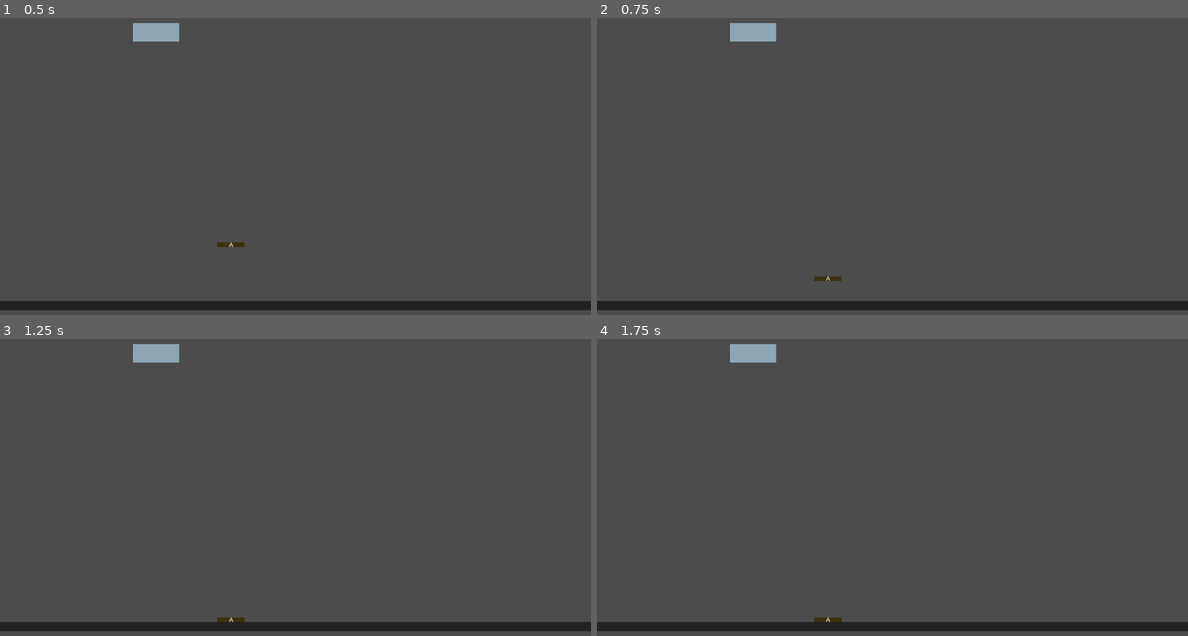
Above: before the commit, frames 1-4 (two rows, left to right).
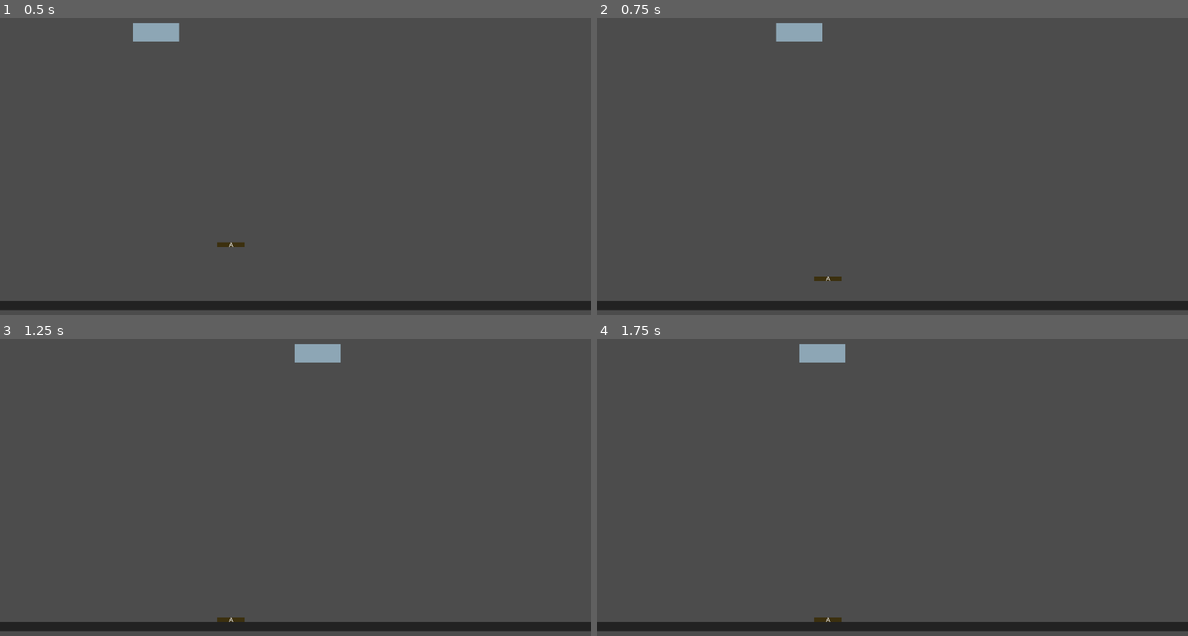
Above: after the commit, the same moments.

Repository: Indivicivet/AoC2022
Game: Godot game, scene res://day05.tscn
Two runs of this game, one before a commit and one after it. Both use one fixed random seed, a clock stepped at 60 frames per second and the inputs below.
Inputs:
- Up to frame 1 (0.5 s): no input
- Up to frame 2 (0.75 s): tap Enter at 0.5 s; hold Right (ui_right) from 0.53 s (still down)
- Up to frame 3 (1.25 s): keep holding Right (ui_right)
- Up to frame 4 (1.75 s): release Right (ui_right) at 1.28 s; hold Left (ui_left) from 1.28 s (still down)

Frame 1 is identical in both runs. In frame 2, 1.0% of the frame differs, in the area x 22-39%, y 1-8%; in frame 3, 1.0%, in the area x 22-58%, y 1-8%; in frame 4, 1.0%.

Commit message:
add magnet script and left/right to move

Diff:
--- /dev/null
+++ b/day05/Magnet.gd
@@ -0,0 +1,11 @@
+extends KinematicBody2D
+
+
+var speed = 500;
+
+
+func _process(delta):
+	if Input.is_action_pressed("ui_right"):
+		position.x += speed * delta;
+	if Input.is_action_pressed("ui_left"):
+		position.x -= speed * delta;
--- a/day05/day05.tscn
+++ b/day05/day05.tscn
@@ -1,4 +1,6 @@
-[gd_scene load_steps=6 format=2]
+[gd_scene load_steps=7 format=2]
+
+[ext_resource path="res://Magnet.gd" type="Script" id=1]
 
 [sub_resource type="RectangleShape2D" id=1]
 extents = Vector2( 640, 10 )
@@ -49,6 +51,7 @@
 
 [node name="Magnet" type="KinematicBody2D" parent="."]
 position = Vector2( 338, 98 )
+script = ExtResource( 1 )
 
 [node name="CollisionShape2D" type="CollisionShape2D" parent="Magnet"]
 shape = SubResource( 3 )
